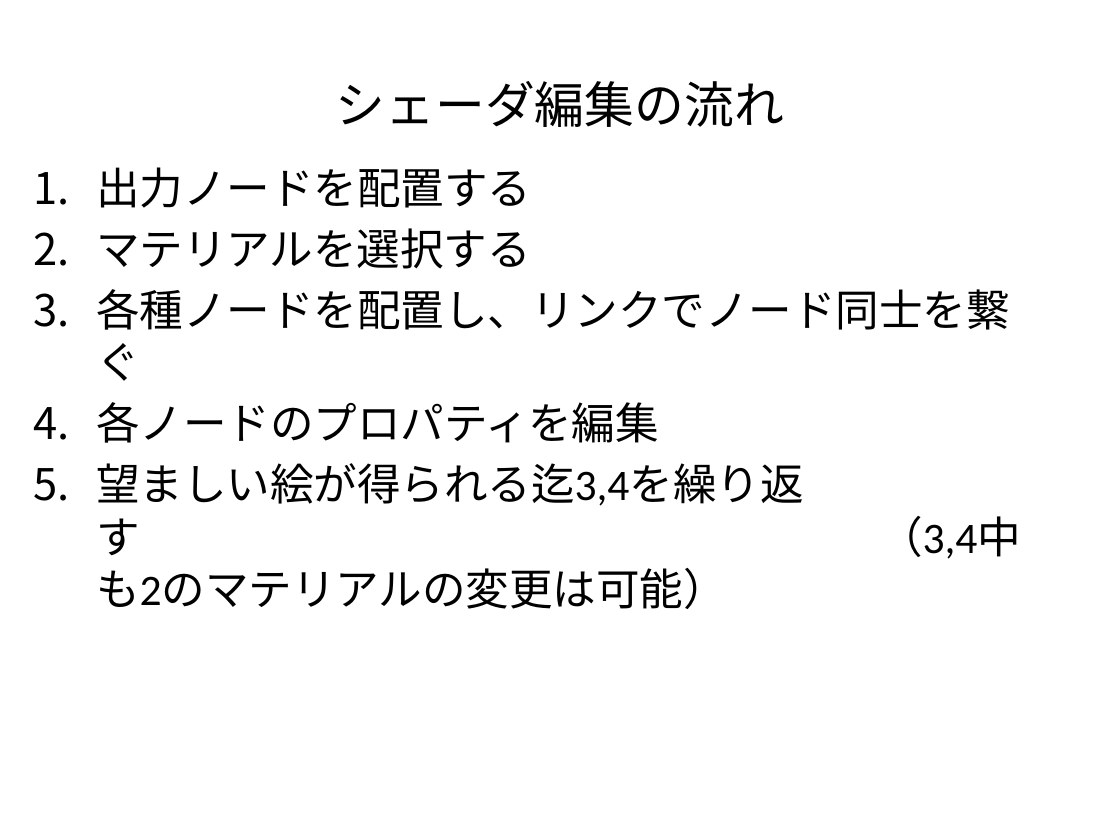
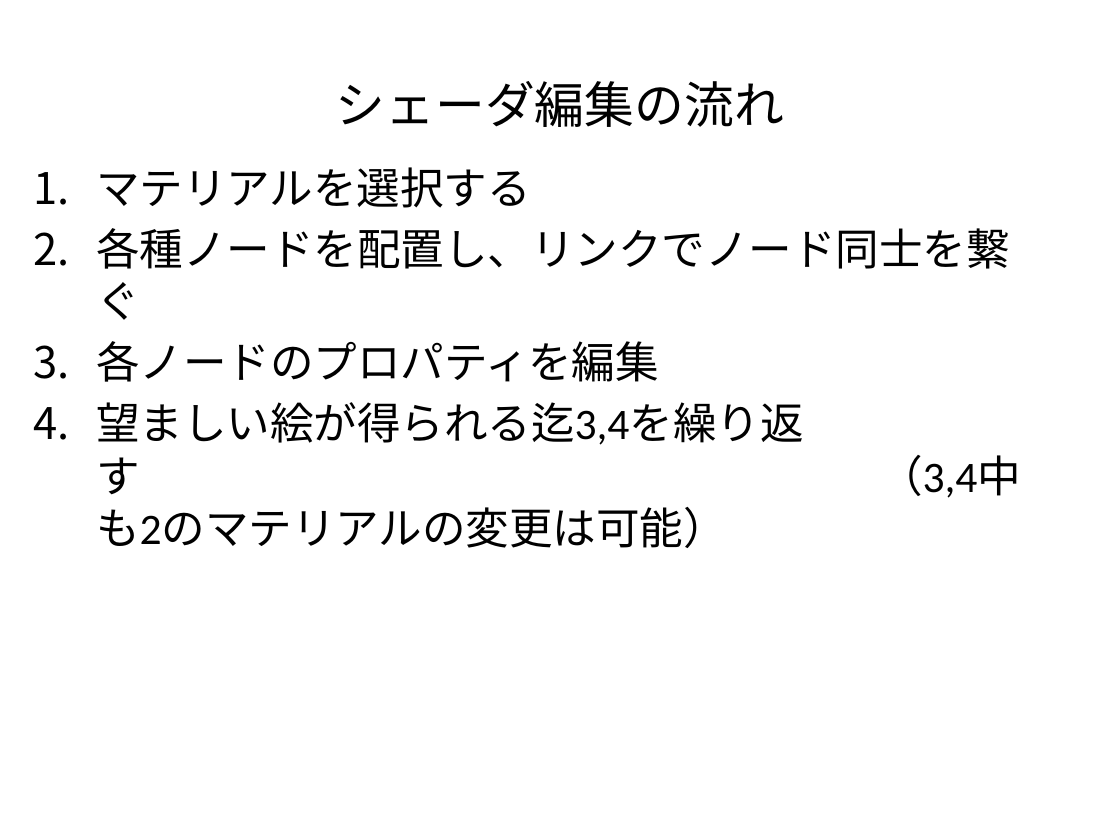
Before and after one commit to larrson/metashader, a slide deck: slide 8 of doc/メタシェーダ概要.pptx. Drawn at 1120x840 pixels with LibreOffice and Linux fonts; fonts in the diff are those of the drawing. Boxes give left, top, right and bottom in pixels: in the first picture for what was removed or moved away, otherwise in the second. Text is boxed around its words. In the diff, an @@ line names an element or a change of style, - is before the commit and + after.

Commit message:
・設計に関するpptを追加 ・ロード時にリンクの曲線が正常に表示されない不具合を修正 ・新規作成時に自動的にOutputMaterialを追加するように変更

```diff
--- a/doc/メタシェーダ概要.pptx
+++ b/doc/メタシェーダ概要.pptx
@@ text at (x1=96, y1=167, x2=531, y2=208): paragraph removed @@
-1. 出力ノードを配置する
```
Also in this commit, not shown: 3 other slides changed, 8 other files.
